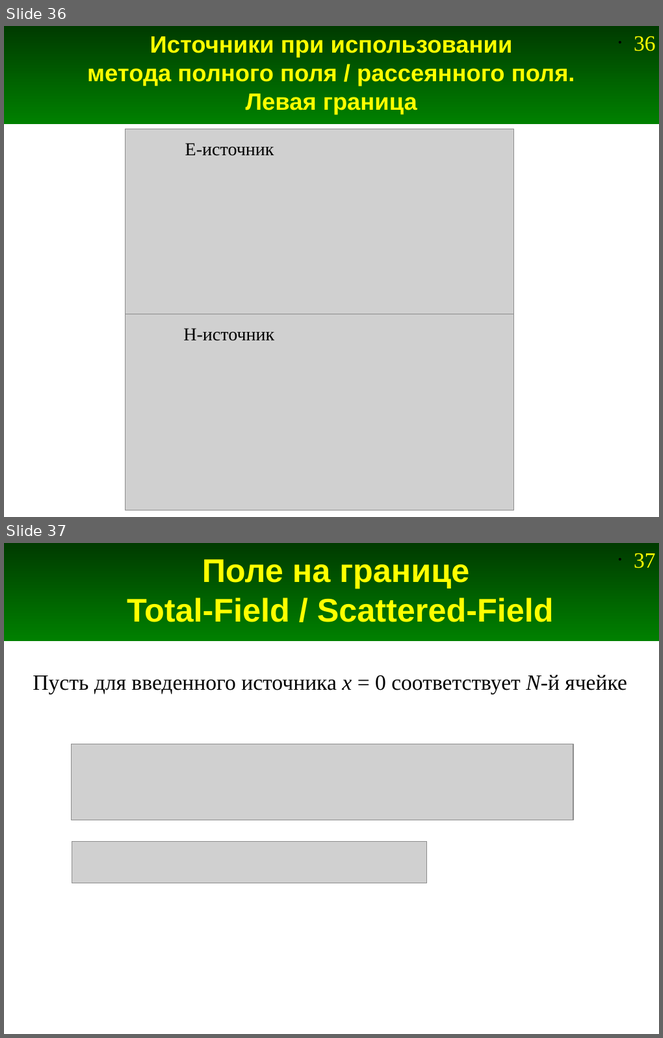
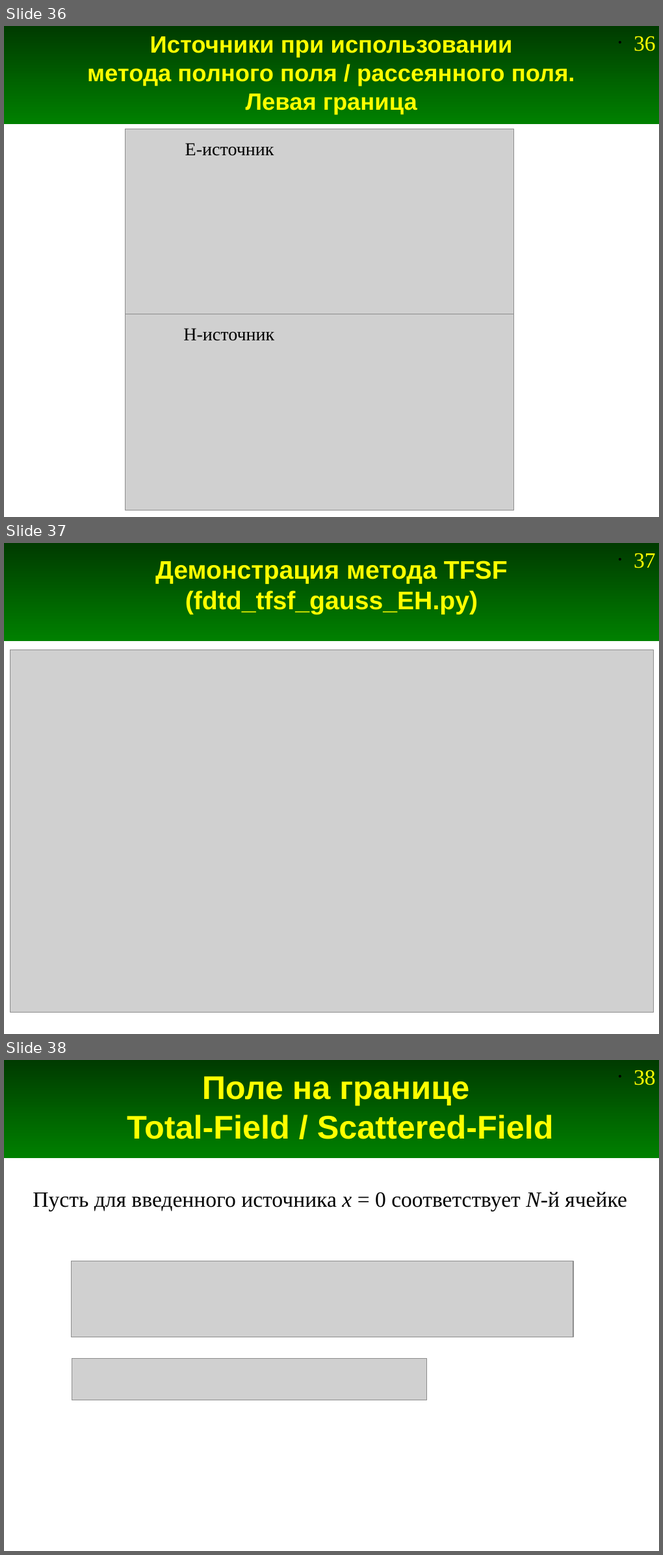
Before and after one commit to Jenyay/modelling, a slide deck: presentations/06. FDTD-1D TFSF.odp. Shown one above the other, each under a label of ours: slides 36 and 37 before the commit, slides 36, 37 and 38 after it. The pictures are 663x1038 and 663x1555 pixels, drawn with LibreOffice and Linux fonts; fonts in the diff are those of the drawing; grey boxes stand for pictures. Boxes give left, top, right and bottom in pixels: in the first picture for what was removed or moved away, otherwise in the second. Text is boxed around its words. In the diff, an @@ line names an element or a change of style, - is before the commit and + after.

Commit message:
Добавлен пример для демонстрации полей E и H при использовании метода TFSF

```diff
--- a/presentations/06. FDTD-1D TFSF.odp
+++ b/presentations/06. FDTD-1D TFSF.odp
@@ slide 37 added at box(4, 543, 659, 1034), background #FFFFFF; not listed: 2 template elements that a slide beside it also shows @@
@@ title added at box(155, 561, 508, 615), 28 pt, text #FFFF00, bold @@
+Демонстрация метода TFSF
+(fdtd_tfsf_gauss_EH.py)
@@ picture added at box(10, 650, 653, 1013) @@
@@ what was slide 37 is now slide 38 @@
@@ page number at box(634, 1070, 656, 1085): text changed @@
-• 37
+• 38
```
Also in this commit, not shown: 2 other files.
